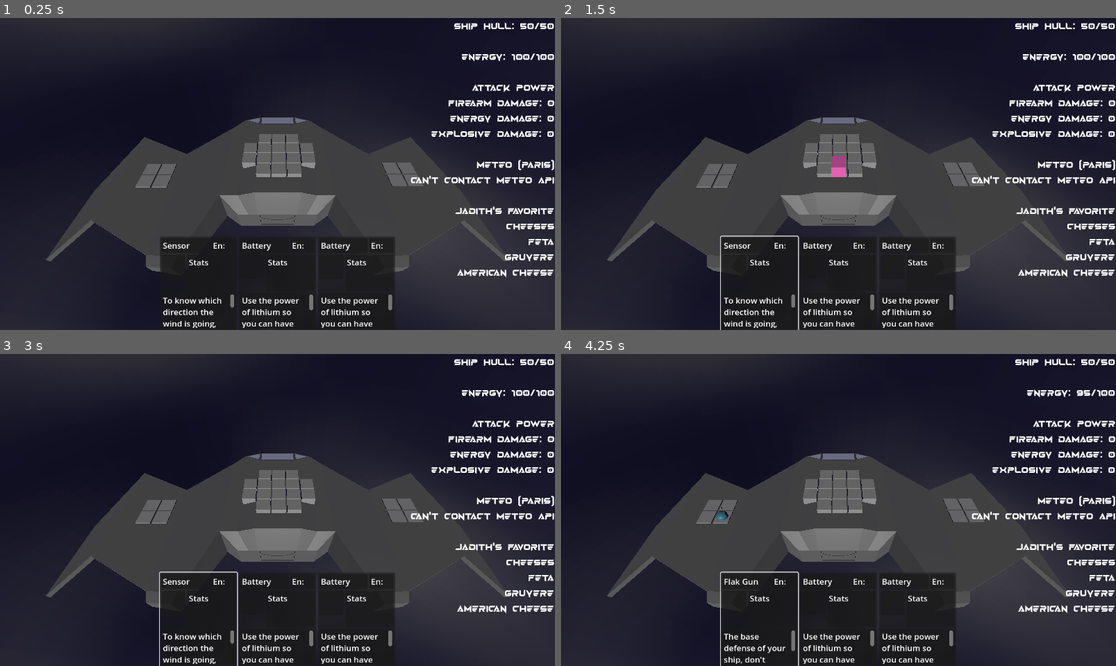
Above: before the commit, frames 1-4 (two rows, left to right).
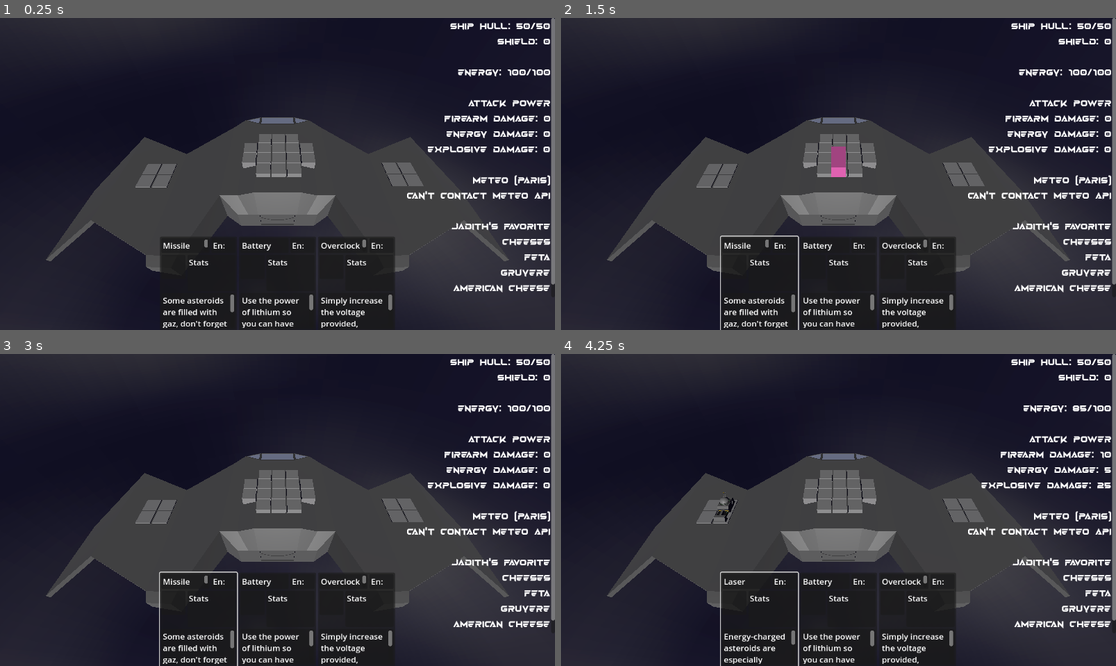
Above: after the commit, the same moments.

Repository: Xwilarg/LudumDare54
Game: Godot game, scene res://Scenes/Main.tscn
The game is run twice, just before and just after one commit, with the same random seed, the same clock (stepped at 60 frames per second) and the same inputs. Video files are missing from this copy of the repository; at most half a second of black plays in their place.
Inputs (mouse positions are in pixels of both pictures, inside the frame that each line leads up to):
- Up to frame 1 (0.25 s): no input
- Up to frame 2 (1.5 s): click (760, 283) at 0.52 s; click (760, 283) at 1.27 s
- Up to frame 3 (3 s): click (199, 619) at 2.02 s; tap Enter at 2.75 s; move the mouse to (399, 494) at 2.77 s; click (399, 494) at 2.92 s
- Up to frame 4 (4.25 s): tap Space at 3.5 s; move the mouse to (727, 525) at 3.52 s; click (727, 525) at 3.67 s

The runs differ from the first frame. In frame 1, 5.7% of the frame differs, in the area x 29-100%, y 0-100%; in frame 2, 5.8%; in frame 3, 5.7%; in frame 4, 5.9%, in the area x 27-100%, y 0-100%.
Error in both runs: Invalid access to property or key 'current_weather' on a base object of type 'Nil'. (res://Scripts/GameManager.gd:40)

Commit message:
Add shield gen

Diff:
--- a/Cards/MainDeck.json
+++ b/Cards/MainDeck.json
@@ -98,5 +98,14 @@
 			"ATK_BLU": 5
 		},
 		"energyCost": 15
+	},
+	{
+		"name": "shieldgen",
+		"model": "shieldGenerator",
+		"size": "S3",
+		"effects": {
+			"SHD": 20
+		},
+		"energyCost": 10
 	}
 ]
--- a/Scripts/CardManager.gd
+++ b/Scripts/CardManager.gd
@@ -72,7 +72,8 @@
 	_items.append(item)
 	if item.card.effects.has("ENG"):
 		_energy_used -= int(item.card.effects["ENG"])
-		update_ui()
+	if item.card.effects.has("SHD"):
+		get_node("/root/Root/spaceship").current_shield += int(item.card.effects["SHD"])
 	play_animal_video()
 	print("[CM] " + item.card.name + " placed, energy left: " + str(_energy_max - _energy_used))
 
@@ -81,7 +82,8 @@
 		if item.item == node:
 			if item.card.effects.has("ENG"):
 				_energy_used += int(item.card.effects["ENG"])
-				update_ui()
+			if item.card.effects.has("SHD"):
+				get_node("/root/Root/spaceship").current_shield -= max(0, int(item.card.effects["SHD"]))
 			_items.erase(item)
 			if len(get_effect("VID")) == 0:
 				get_node("/root/Root/UI/VideoStreamPlayer").stream = null
@@ -98,6 +100,3 @@
 		player.stream = arr[rand]
 		player.play()
 		animal_video_timer = 20
-
-func update_ui():
-	pass
--- a/Scripts/Deck/Card.gd
+++ b/Scripts/Deck/Card.gd
@@ -14,6 +14,7 @@
 	elif json.model == "navConsole": model = preload("res://Models/navConsole.glb")
 	elif json.model == "solarPanel": model = preload("res://Models/solarPanel.glb")
 	elif json.model == "sensor": model = preload("res://Models/sensor.glb")
+	elif json.model == "shieldGenerator": model = preload("res://Models/shieldGenerator.glb")
 	else: print("Unknown model " + json.model)
 
 	if json.size == "S1":
--- a/Scripts/GameManager.gd
+++ b/Scripts/GameManager.gd
@@ -74,7 +74,8 @@
 		var spaceship = get_node("/root/Root/spaceship")
 		#var hp_text = "[center]" + tr("SHIP_HULL") + ":\n" + str(spaceship.current_hp) + "/" + str(spaceship.max_hp) + "[/center]"
 		#get_node("/root/Root/UI/ShipHP").text = hp_text
-		text += tr("SHIP_HULL") + tr("COLON") + " " + str(spaceship.current_hp) + "/" + str(spaceship.max_hp) + "\n\n"
+		text += tr("SHIP_HULL") + tr("COLON") + " " + str(spaceship.current_hp) + "/" + str(spaceship.max_hp) + "\n"
+		text += tr("SHIELD") + tr("COLON") + " " + str(spaceship.current_shield) + "\n\n"
 
 	if info_level > 1: # Energy
 		var asteroids = get_node("/root/Root/AsteroidManager").get_all_asteroids()
--- a/Scripts/Spaceship.gd
+++ b/Scripts/Spaceship.gd
@@ -4,6 +4,7 @@
 
 const max_hp: int = 50
 @onready var current_hp: int = max_hp
+var current_shield: int = 0
 
 func _ready():
 	pass
@@ -12,6 +13,13 @@
 	pass
 
 func take_damage(value: int):
+	if current_shield >= value:
+		current_shield -= value
+		return
+
+	value -= current_shield
+	current_shield = 0
+
 	current_hp -= max(value, 0)
 
 	if current_hp == 0:
--- a/Translations/text.csv
+++ b/Translations/text.csv
@@ -14,11 +14,13 @@
 ANTENNA_NAME;Antenna;Antenne
 ANTENNA_DESC;To detect long range frequences such as enemy communications or the nearest planet TV channel;Pour détecter les fréquences longue portée comme les communications enemies ou les chaines TV de la planête la plus proche
 OVERCLOCK_NAME;Overclock Module;Moduble d'overclockage
-OVERCLOCK_DESC;Increase the voltage of all your device, making them more efficient with little to no risk;Augmente le voltage de tous vos appareils, les rendant plus efficace avec presque aucun risque
+OVERCLOCK_DESC;Simply increase the voltage provided, making all devices more efficient with little to no risk;Augmente simplement le voltage fourni, rendant tous vos appareils plus efficace avec presque aucun risque
 SOLARPANEL_NAME;Solar Panel;Panneau Solaire
 SOLARPANEL_DESC;Grants you even more power at the cost of having to clean off every 2 days the dust from the asteroids you keep destroying;Vous donne encore plus de puissance au cout de devoir les nettoyer tous les 2 jours de la poussière de tous les astéroides que vous détruisez
 SENSOR_NAME;Sensor;Capteur
 SENSOR_DESC;To know which direction the wind is going, wet your finger and see where it's breezy, the sensor however do …(187 unchanged characters)…
+SHIELDGEN_NAME;Shield Generator;Générateur de Bouclier
+SHIELDGEN_DESC;Protect against asteroids, rain and bad dreams!;Protège contre les astéroides, la pluie et les mauvais rêves !
 
 EFF_ATK_RED;Damage red asteroids by %1 of their HP per seconds;Inflige des dégats aux astéroides rouges de %1 de leur PV par secondes
 EFF_ATK_GRN;Damage green asteroids by %1 of their HP per seconds;Inflige des dégats aux astéroides verts de %1 de leur PV par secondes
@@ -29,6 +31,7 @@
 EFF_SEN;Display more information about your ship and its surroundings;Affiche plus d'information à propos du vaisseau et ses environs
 
 SHIP_HULL;Ship Hull;Coque du vaisseau
+SHIELD;Shield;Bouclier
 ASTEROIDS;Asteroids;Astéroides
 ENERGY;Energy;Energie
 ATTACK_POWER;Attack Power;Puissance de feu
